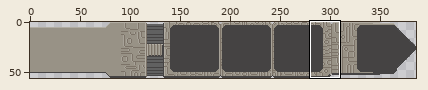
Two versions of one sprite sheet, Assets/Gfx/UI COMPONENTS/drawer_empty.png. The first picture is a wide view before the edit; the outline marks the close-up.
Close-up. The starting point:
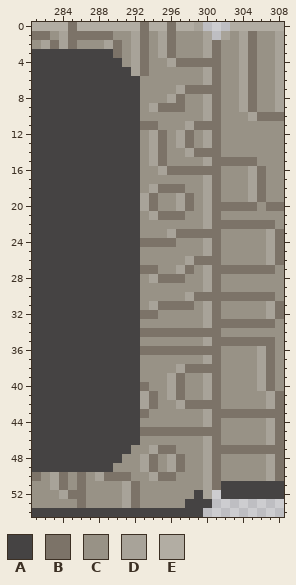
The file is 386x56 pixels. Colours within 5 levels of each other are drawn and written as one. Shown: x 281..308, y 0..54. The commit also changed other parts of the picture, which this record leaves out.
Palette (. is transparent): A #454343  B #7c7368  C #989286  D #a8a399  E #b2ada3
Pixels before, first column x 281:
 0 EEEEBEEEEEEEBEEBEED...EEEEEE
 1 BBCDBBBBBCCDBCDBCCCD.DCDBCCD
 2 CDBDBCCCDBCDBCDBCCCDBCCDBCCD
 3 AAAAAAAAABCDBCDBCCCDBCCDBCCD
 4 AAAAAAAAAACDBCCDBBBBBCCDBCCD
 5 AAAAAAAAAAADBCCCCCCDBCCDBCCD
 6 AAAAAAAAAAAACCCCCCCDBCCDBCCD
 7 AAAAAAAAAAAACCCCDBBBBCCDBCCD
 8 AAAAAAAAAAAACCCDBCCDBCCDBCCD
 9 AAAAAAAAAAAACDBBBCCDBCCDBCCD
10 AAAAAAAAAAAACCCCCCCDBCCCDBBB
11 AAAAAAAAAAAABBCCCDBBBCCCCCCC
12 AAAAAAAAAAAACDBCDBCDBCCCCCCC
13 AAAAAAAAAAAACDBCDBCDBCCCCCCC
14 AAAAAAAAAAAACDBCCDBBBCCCCCCC
15 AAAAAAAAAAAACDBCCCCDBBBBBCCC
16 AAAAAAAAAAAACCDBBBBBBCCCDBCC
17 AAAAAAAAAAAACCCCCCCDBCCCDBCC
18 AAAAAAAAAAAACDBBBCCDBCCCDBCC
19 AAAAAAAAAAAADBCCDBCDBCCCDBCC
20 AAAAAAAAAAAADBCCDBCDBBBBBCBB
21 AAAAAAAAAAAACDBBBCCDBCCCCCCC
22 AAAAAAAAAAAACCCCCCCDBBBBBBBC
23 AAAAAAAAAAAACCCDBBBBBCCCCCDB
24 AAAAAAAAAAAABBBBCCCDBCCCCCDB
25 AAAAAAAAAAAACCCCCCCDBCCCCCDB
26 AAAAAAAAAAAACCCCCDBBBCCCCCDB
27 AAAAAAAAAAAABBCCDBCDBBBBBBBC
28 AAAAAAAAAAAACDBBBCCDBCCCCCCC
29 AAAAAAAAAAAACCCCCCCDBCCCCCCC
30 AAAAAAAAAAAACCCCCDBBBBBBBBBC
31 AAAAAAAAAAAACDBBBBCDBCCCCCDB
32 AAAAAAAAAAAABBCCCCCDBCCCCCDB
33 AAAAAAAAAAAACCCCCCCDBBBBBBBC
34 AAAAAAAAAAAABBBBBBBBBCCCCCCC
35 AAAAAAAAAAAACCCCCCCDBBBBBBBC
36 AAAAAAAAAAAABBBBBBBBBCCCCDBC
37 AAAAAAAAAAAACCCCCCCDBCCCCDBC
38 AAAAAAAAAAAACCCCDBBBBCCCCDBC
39 AAAAAAAAAAAACCCDBCCDBCCCCDBC
40 AAAAAAAAAAAABCCDBCCDBCCCCDBC
41 AAAAAAAAAAAADBCDBCCDBCCCCCDB
42 AAAAAAAAAAAADBCCDBBBBCCCCCDB
43 AAAAAAAAAAAABCCCCCCDBBBBBBBB
44 AAAAAAAAAAAACCCCCCCDBCCCCCDB
45 AAAAAAAAAAAABBBBBBBBBCCCCCDB
46 AAAAAAAAAAAACCCCCCCDBCCCCCDB
47 AAAAAAAAAAACCDBBCCCDBBBBBBBB
48 AAAAAAAAAACCDBCDBCCDBCCCCCDB
49 AAAAAAAAACCCDBCDBCCDBCCCCCDB
50 BCDBCBCDBBBCCDBBCCCDBCCCCCDB
51 CCDBCBCCCCDBCCCCCCCDBAAAAAAA
52 CCCDBBCCCCDBCCCCCCAD.AAAAAAA
53 CCCCCBCCCCDBCCCCCAAA........
54 AAAAAAAAAAAAAAAAAAA.........
The same view after the edit:
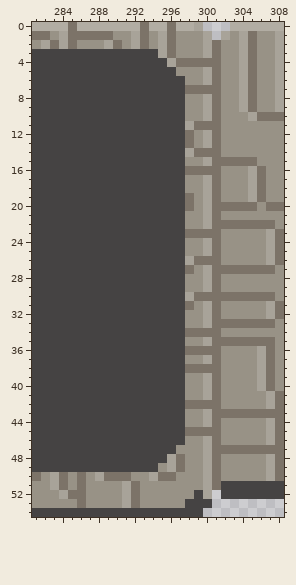
Diff:
y 3: x 290..294 BCDBC -> AAAAA
y 4: x 291..295 CDBCC -> AAAAA
y 5: x 292..296 DBCCC -> AAAAA
y 6: x 293..297 CCCCC -> AAAAA
y 7: x 293..297 CCCCD -> AAAAA
y 8: x 293..297 CCCDB -> AAAAA
y 9: x 293..297 CDBBB -> AAAAA
y 10: x 293..297 CCCCC -> AAAAA
y 11: x 293..297 BBCCC -> AAAAA
y 12..13: x 293..297 CDBCD -> AAAAA
y 14..15: x 293..297 CDBCC -> AAAAA
y 16: x 293..297 CCDBB -> AAAAA
y 17: x 293..297 CCCCC -> AAAAA
y 18: x 293..297 CDBBB -> AAAAA
y 19..20: x 293..297 DBCCD -> AAAAA
y 21: x 293..297 CDBBB -> AAAAA
y 22: x 293..297 CCCCC -> AAAAA
y 23: x 293..297 CCCDB -> AAAAA
y 24: x 293..297 BBBBC -> AAAAA
y 25..26: x 293..297 CCCCC -> AAAAA
y 27: x 293..297 BBCCD -> AAAAA
y 28: x 293..297 CDBBB -> AAAAA
y 29..30: x 293..297 CCCCC -> AAAAA
y 31: x 293..297 CDBBB -> AAAAA
y 32: x 293..297 BBCCC -> AAAAA
y 33: x 293..297 CCCCC -> AAAAA
y 34: x 293..297 BBBBB -> AAAAA
y 35: x 293..297 CCCCC -> AAAAA
y 36: x 293..297 BBBBB -> AAAAA
y 37: x 293..297 CCCCC -> AAAAA
y 38: x 293..297 CCCCD -> AAAAA
y 39: x 293..297 CCCDB -> AAAAA
y 40: x 293..297 BCCDB -> AAAAA
y 41: x 293..297 DBCDB -> AAAAA
y 42: x 293..297 DBCCD -> AAAAA
y 43: x 293..297 BCCCC -> AAAAA
y 44: x 293..297 CCCCC -> AAAAA
y 45: x 293..297 BBBBB -> AAAAA
y 46: x 293..297 CCCCC -> AAAAA
y 47: x 292..296 CCDBB -> AAAAA
y 48: x 291..295 CCDBC -> AAAAA
y 49: x 290..294 CCCDB -> AAAAA
Pixel boxes of the changes (left, top, right, bottom) in both close-ups:
changed: (113, 49, 185, 472)
